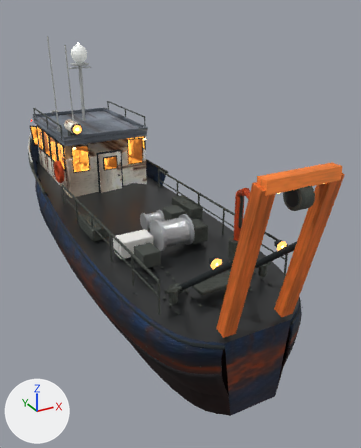
Two versions of the glTF model models/web/boat.glb, one commit apart.
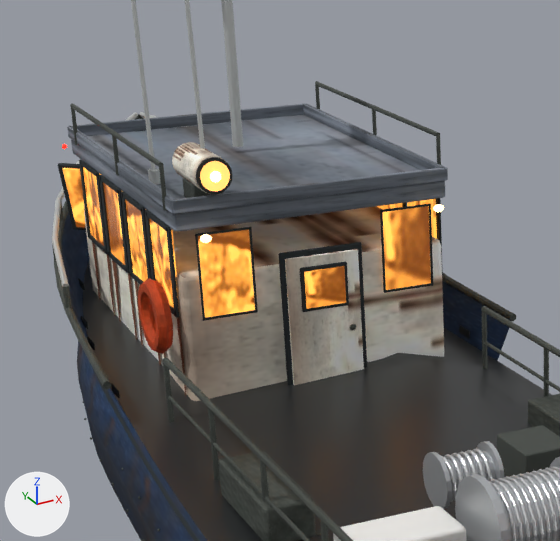
Each version is shown whole from a 50 mm lens placed at (-5.38, -13.53, 6.82), pointed at (1.06, -1.81, 0.96), then close up on the part from 3% to 50% of the width and 17% to 54% of the height. The axes (+X, +Y, +Z) are drawn at lower left. The lights are the same throughout. The older version's two pictures come first. Where no turn or scale is listed for an object, it has been applied to the vertices. Vertices at exactly the same position are counted once.
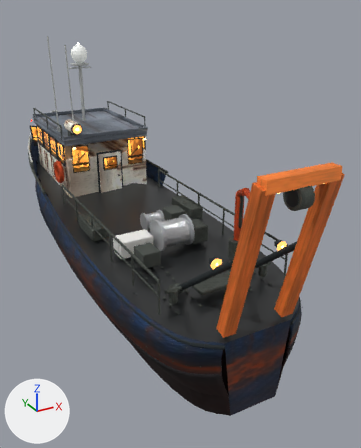
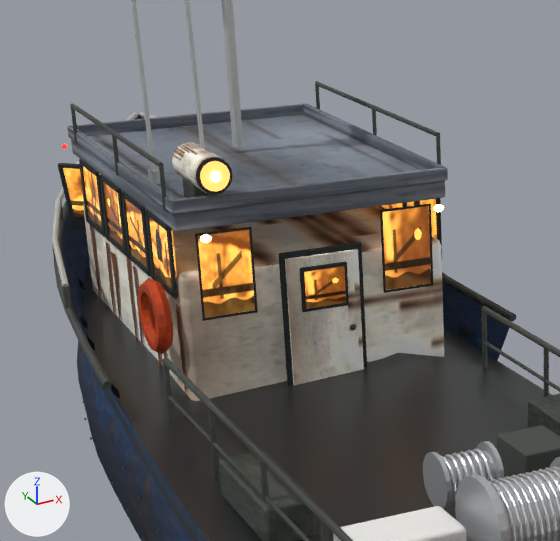
Patch to the scene script:
```diff
--- a/models/web/boat.glb.py
+++ b/models/web/boat.glb.py
@@ img_boat_window_detail_224 @@
+img_boat_window_detail_224 = load_image('boat_window_detail_224', '_unpacked/boat_window_detail_224', 224, 224, 'sRGB')
@@ mat_window_lit @@
 n2 = _N.new('ShaderNodeTexImage'); n2.name = 'Image Texture'
-n2.image = img_boat_window_detail_256
+n2.image = img_boat_window_detail_224
 n3 = _N.new('ShaderNodeMapping'); n3.name = 'Mapping'
@@ mat_window_lit @@
 n5 = _N.new('ShaderNodeTexImage'); n5.name = 'Image Texture.001'
-n5.image = img_boat_window_detail_256
+n5.image = img_boat_window_detail_224
 n6 = _N.new('ShaderNodeMapping'); n6.name = 'Mapping.001'
@@ me_mesh_4 @@
 me_mesh_4.from_pydata(...)  # 4802 vertices, 9492 faces; spans x 1.5..5.67, y -14.89..0.0, z 1.01..5.12
 # used by ob_mesh_4; location = (-3.59, 6.99, -0.91)
+# me_mesh_4 part 1: the loose piece of 56 vertices spanning x 2.22..2.24, y -5.86..-5.14, z 2.99..3.05 is moved by (0.0, 0.0, 0.18)
+# me_mesh_4 part 2: the loose piece of 56 vertices spanning x 2.22..2.24, y -5.03..-4.31, z 2.99..3.05 is moved by (0.0, 0.0, 0.18)
+# me_mesh_4 part 3: the loose piece of 56 vertices spanning x 2.22..2.24, y -4.2..-3.48, z 2.99..3.05 is moved by (0.0, 0.0, 0.18)
+# me_mesh_4 part 4: the loose piece of 56 vertices spanning x 2.22..2.24, y -3.37..-2.65, z 2.99..3.05 is moved by (0.0, 0.0, 0.18)
+# me_mesh_4 part 5: 224 of the vertices in x 2.22..2.24, y -5.88..-2.62, z 3.0 are moved by (0.0, 0.0, 0.18)
 me_mesh_4.materials.append(mat_black_rubber_iron)
@@ me_mesh_9 @@
 # used by ob_mesh_9; location = (-3.53, 18.65, 0.81)
-me_mesh_9.from_pydata(...)  # 896 vertices, 1728 faces; spans x 2.03..5.03, y -17.86..-13.86, z 1.27..2.09
+me_mesh_9.from_pydata(...)  # 896 vertices, 1728 faces; spans x 2.04..5.02, y -17.86..-13.86, z 1.27..2.09
+# me_mesh_9 part 6: 168 of 896 vertices moved; they spanned x 2.03..2.55, y -17.48..-13.92, z 1.31..2.0 and now span x 2.04..2.54, y -17.48..-13.93, z 1.43..2.01; mean shift (0.0, 0.0, 0.15); largest move (2.15, -13.92, 1.33) -> (2.44, -14.4, 1.99)
+# me_mesh_9 part 7: 168 of 896 vertices moved; they spanned x 4.51..5.03, y -17.48..-13.92, z 1.31..2.0 and now span x 4.52..5.02, y -17.48..-13.93, z 1.43..2.01; mean shift (0.0, 0.0, 0.15); largest move (4.93, -13.94, 1.32) -> (4.6, -14.38, 2.0)
 me_mesh_9.materials.append(mat_window_lit)
```

Changed parts and their boxes (x1, y1, x2, y2) in the close-ups (560 x 541 px; the box of a moved part takes in the faces that stretch with it):
'Mesh_9', surface changed, reshaped
    before: (63, 167, 437, 318)
    after: (63, 166, 437, 318)
part 1 of me_mesh_4, moved or reshaped
    before: (169, 305, 176, 317)
    after: (152, 275, 174, 297)
part 2 of me_mesh_4, moved or reshaped
    before: (130, 272, 143, 285)
    after: (128, 254, 149, 276)
part 3 of me_mesh_4, moved or reshaped
    before: (108, 252, 126, 271)
    after: (106, 235, 125, 255)
part 4 of me_mesh_4, moved or reshaped
    before: (88, 235, 106, 253)
    after: (86, 218, 104, 236)
part 5 of me_mesh_4, moved or reshaped
    before: (79, 160, 179, 318)
    after: (79, 160, 177, 299)
part 6 of me_mesh_9, moved or reshaped
    before: (63, 167, 178, 308)
    after: (63, 166, 177, 289)
part 7 of me_mesh_9, moved or reshaped
    both: (377, 199, 437, 239)
